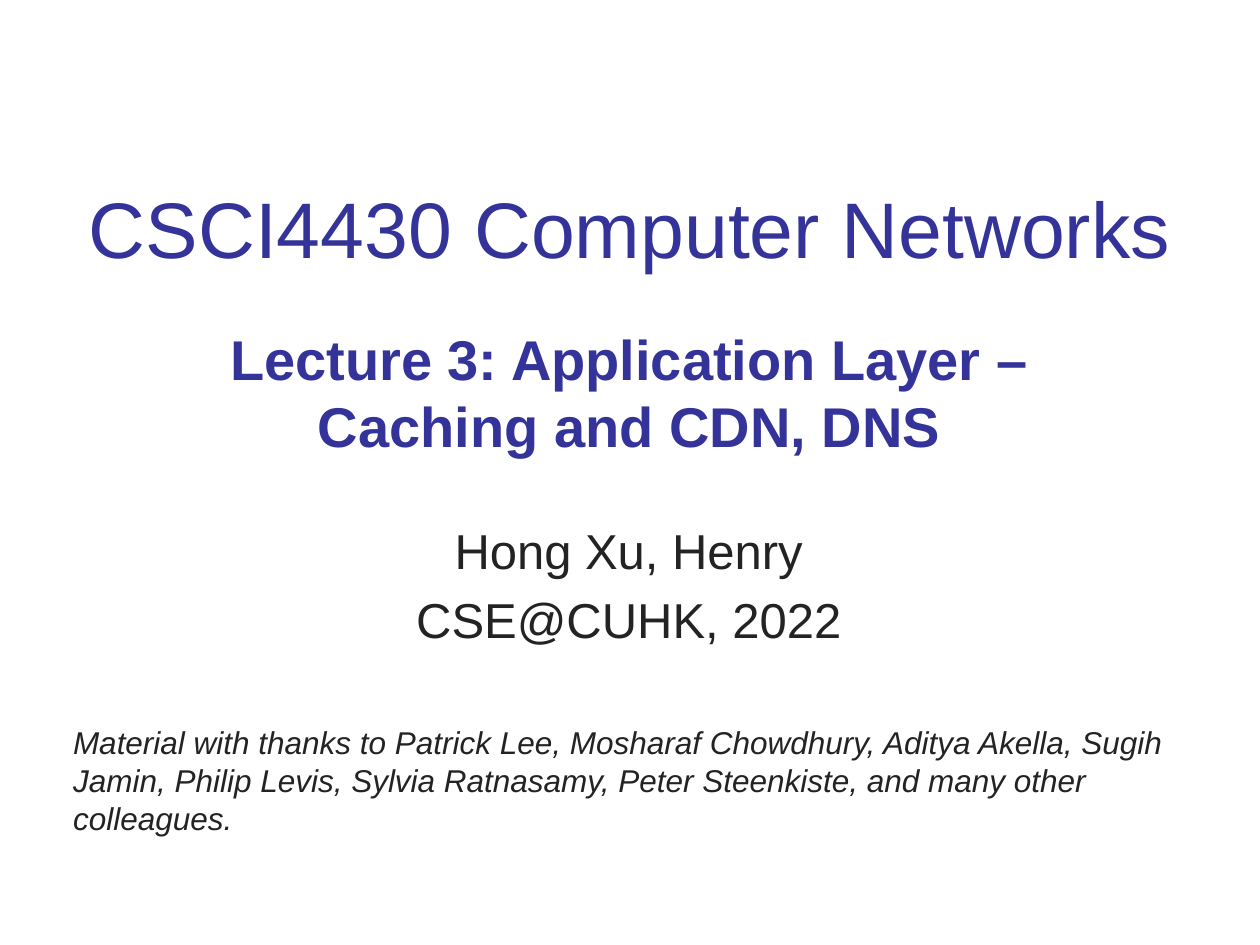
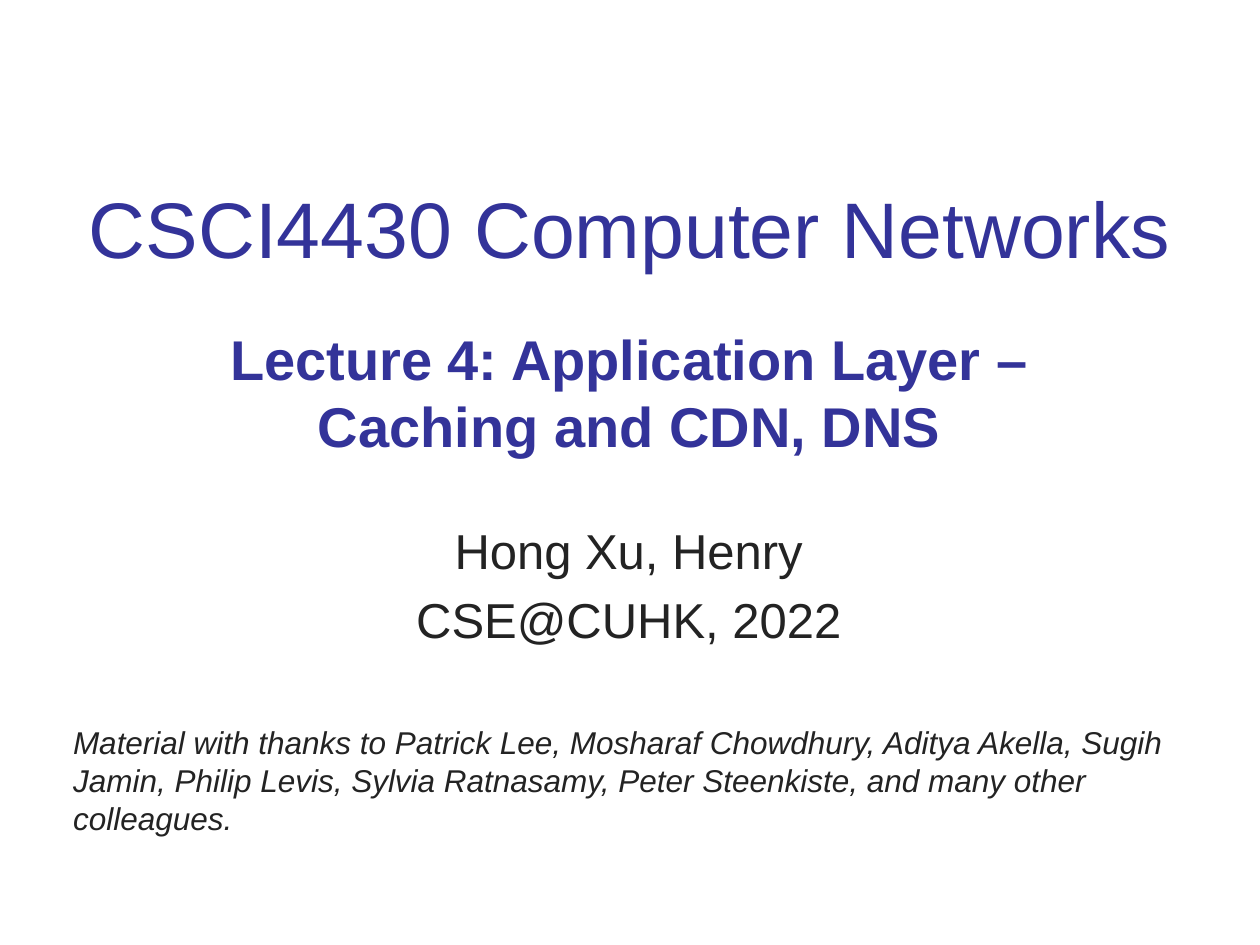
Before and after one commit to henryhxu/CSCI4430-ESTR4120, a slide deck: slide 1 of lecture/lec4.pptx. Drawn at 1260x945 pixels with LibreOffice and Linux fonts; fonts in the diff are those of the drawing. Boxes give left, top, right and bottom in pixels: in the first picture for what was removed or moved away, otherwise in the second. Text is boxed around its words. In the diff, an @@ line names an element or a change of style, - is before the commit and + after.

Commit message:
minor updates to lec4 ppt

```diff
--- a/lecture/lec4.pptx
+++ b/lecture/lec4.pptx
@@ title at <box>89,201,1170,458</box>: text changed @@
-CSCI4430 Computer Networks
-Lecture 3: Application Layer –
-Caching and CDN, DNS
+CSCI4430 Computer Networks
+Lecture 4: Application Layer –
+Caching and CDN, DNS
```
Also in this commit, not shown: 26 other slides changed.
